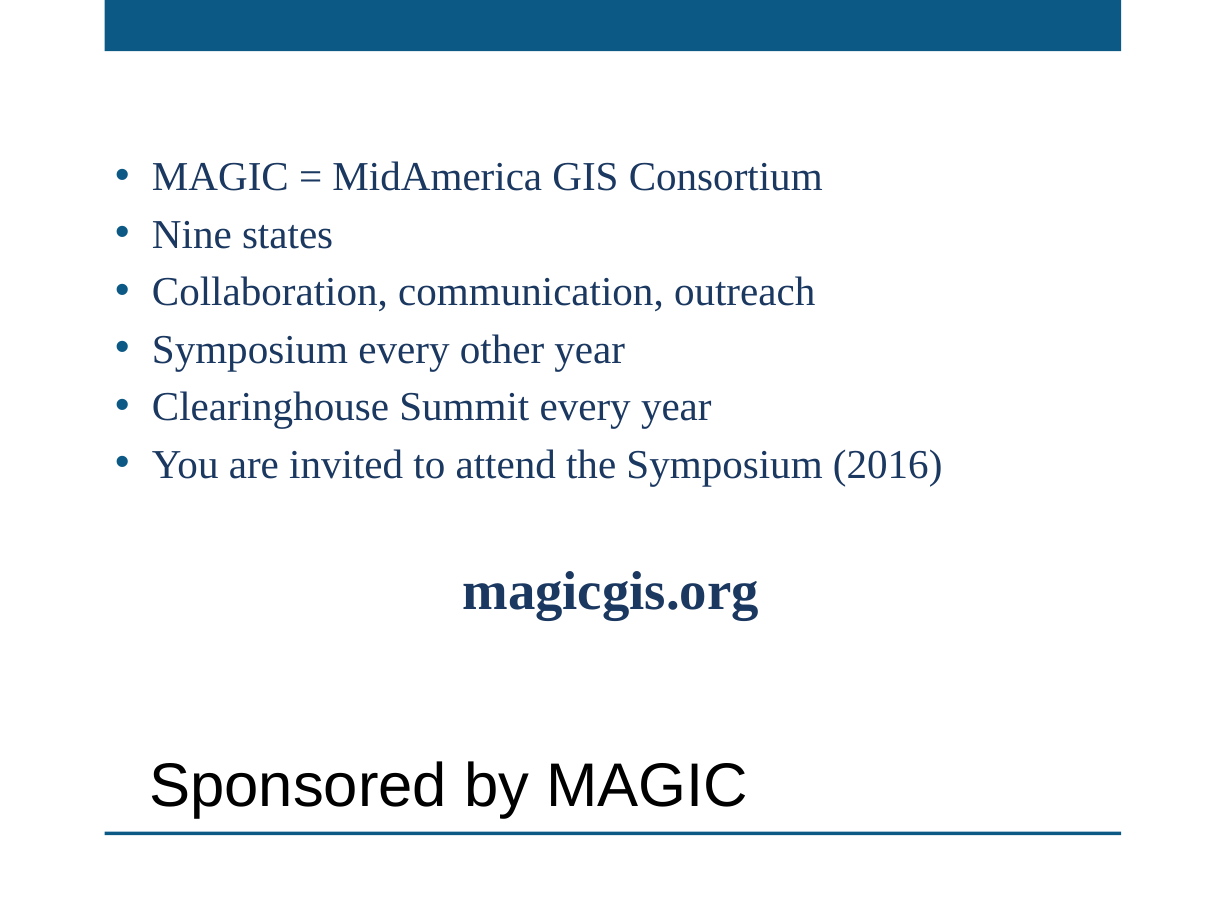
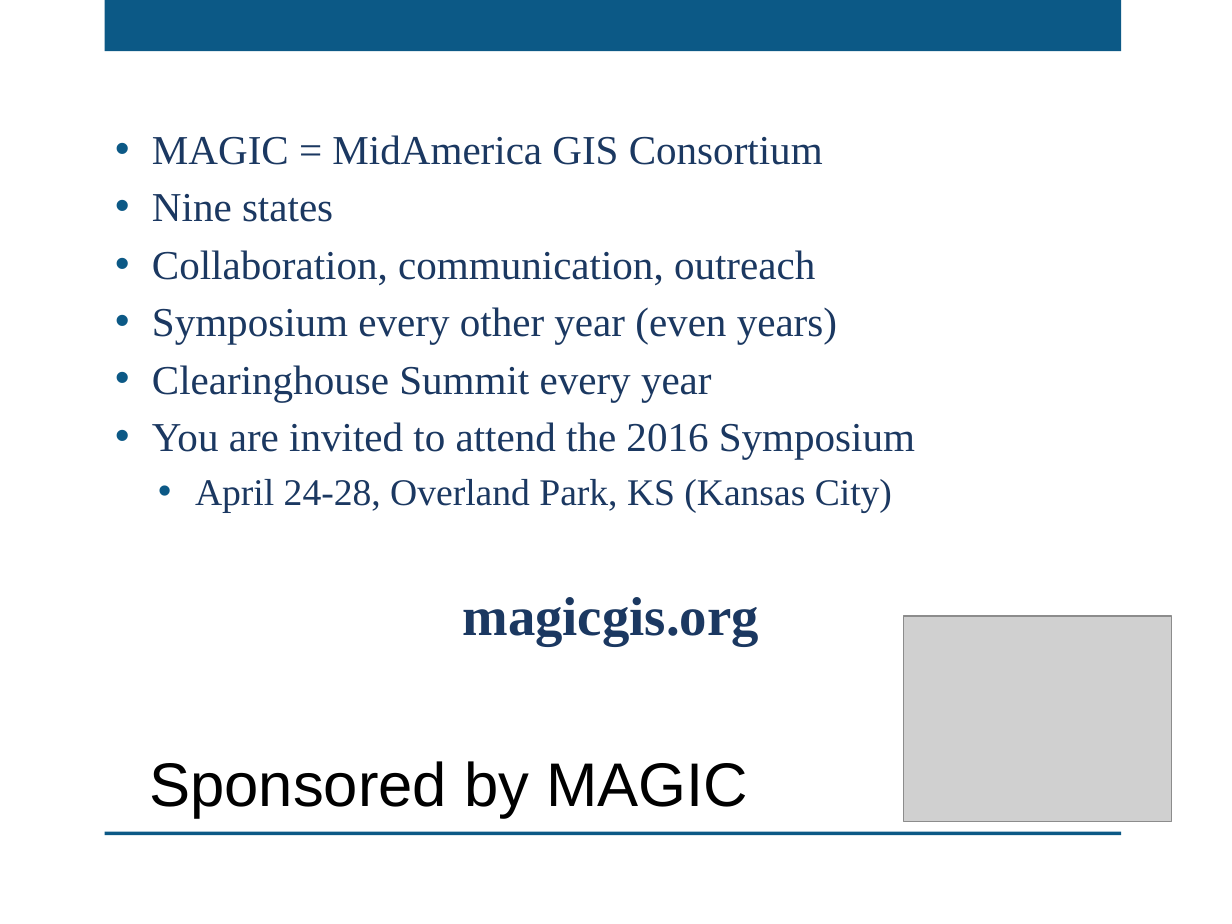
Before and after one commit to kansasgis/GithubWebinar_2015, a slide deck: slide 2 of MAGIC_GitHub_Webinar.pptx. Drawn at 1232x924 pixels with LibreOffice and Linux fonts; fonts in the diff are those of the drawing; grey boxes stand for pictures; background and template pictures are left out. Boxes give left, top, right and bottom in pixels: in the first picture for what was removed or moved away, otherwise in the second. Text is boxed around its words. In the diff, an @@ line names an element or a change of style, - is before the commit and + after.

```diff
--- a/MAGIC_GitHub_Webinar.pptx
+++ b/MAGIC_GitHub_Webinar.pptx
@@ text at (152, 307, 837, 344): text changed @@
-• Symposium every other year
+• Symposium every other year (even years)
@@ text at (152, 422, 915, 513): text changed; size 24 to 22 pt @@
-• You are invited to attend the Symposium (2016)
+• You are invited to attend the 2016 Symposium
+  • April 24-28, Overland Park, KS (Kansas City)
@@ picture added at (903, 616, 1172, 822) @@
```
Also in this commit, not shown: 3 other slides changed, 2 slides added.
